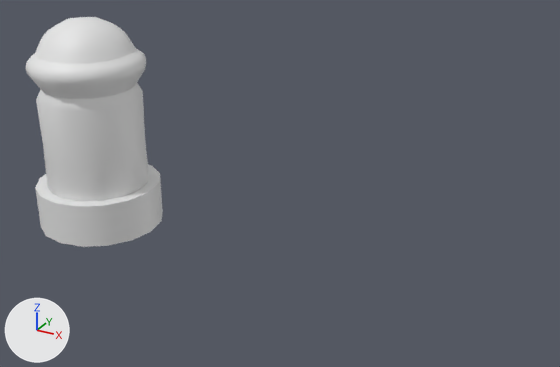
Two versions of the FBX model src/models/fbx/fuel3.fbx, one commit apart.
Rendered twice from a camera (50 mm lens) standing at (2.24, 1.16, 7.22) and looking at (0.19, 4.9, 5.35). Every picture has the same lights, and +X, +Y and +Z are marked at lower left.

Before the edit, the objects in view are built like this:
```python
me_cube_034 = bpy.data.meshes.new('Cube.034')
me_cube_034.from_pydata(...)  # 265 vertices, 508 faces; spans x -1.652..-0.806, y 4.455..5.301, z 4.786..6.206
ob_fuel3 = bpy.data.objects.new('fuel3', me_cube_034)
ob_fuel3.location = (0.0, 0.0, 0.0)
```
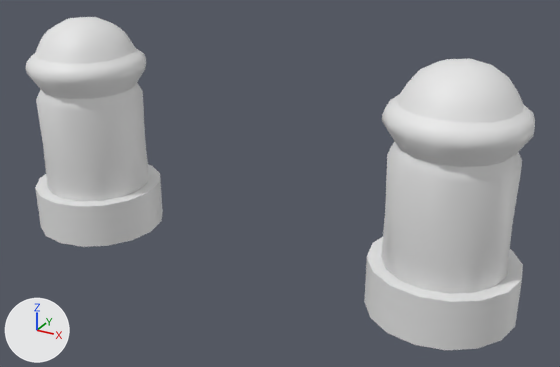
Boxes (x1, y1, x2, y2) around the edits, measured in the pictures (560 x 367 px):
'fuel2.3', added
    after: (364, 58, 535, 350)

Patch to the scene script:
```diff
--- a/src/models/fbx/fuel3.fbx.py
+++ b/src/models/fbx/fuel3.fbx.py
@@ me_cube_013 @@
+me_cube_013.from_pydata(...)  # 265 vertices, 508 faces; spans x 0.806..1.652, y 4.455..5.301, z 4.819..6.239
@@ ob_fuel2_3 @@
+ob_fuel2_3 = bpy.data.objects.new('fuel2.3', me_cube_013)
+ob_fuel2_3.location = (0.0, 0.0, 0.0)
```
